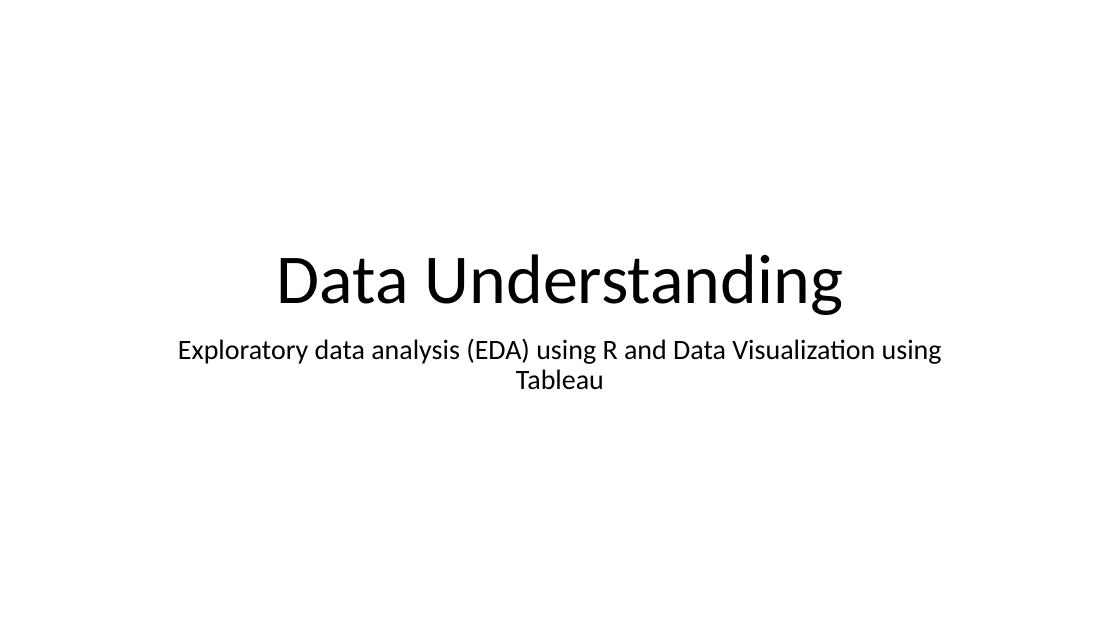
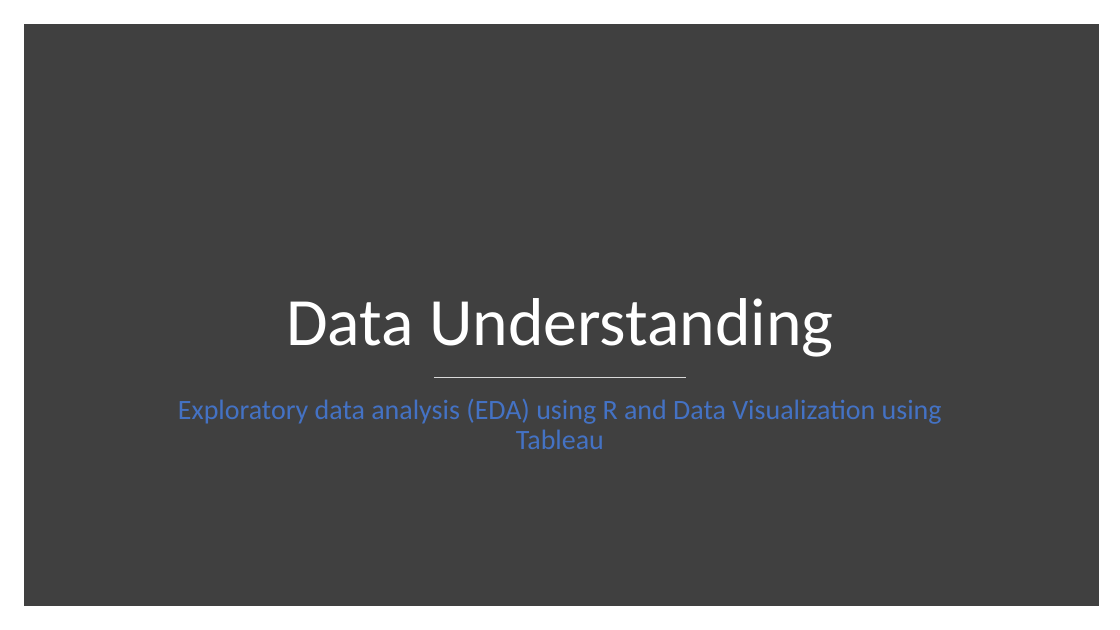
Before and after one commit to SyedNadir/freemium-ab-testing, a slide deck: slide 1 of documents/presentation/data understanding.pptx. Drawn at 1120x630 pixels with LibreOffice and Linux fonts; fonts in the diff are those of the drawing. Boxes give left, top, right and bottom in pixels: in the first picture for what was removed or moved away, otherwise in the second. Text is boxed around its words. In the diff, an @@ line names an element or a change of style, - is before the commit and + after.

```diff
--- a/documents/presentation/data understanding.pptx
+++ b/documents/presentation/data understanding.pptx
@@ rectangle added at (29,29,1093,601), fill #404040, outline #404040 10 pt @@
@@ title "Data Understanding" at (286,298,833,357): size 60 to 58 pt, text colour #000000 to #FFFFFF @@
@@ line added from (434, 377) to (686, 377), #D9D9D9 1 pt @@
@@ subtitle "Exploratory data analysis (EDA) using ...": place and size @@
-subtitle "Exploratory data analysis (EDA) using ..." at (178,338,942,390)
+subtitle "Exploratory data analysis (EDA) using ..." at (178,399,942,449)
@@ subtitle "Exploratory data analysis (EDA) using ..." at (178,399,942,449): text colour #000000 to #4472C4 @@
```
Also in this commit, not shown: 2 other slides changed, 5 slides added.
